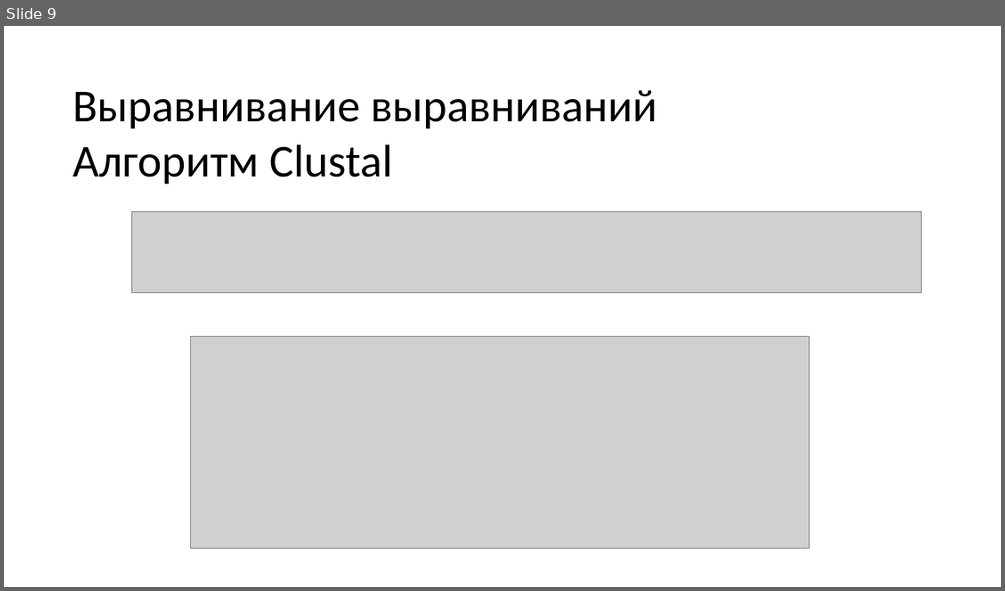
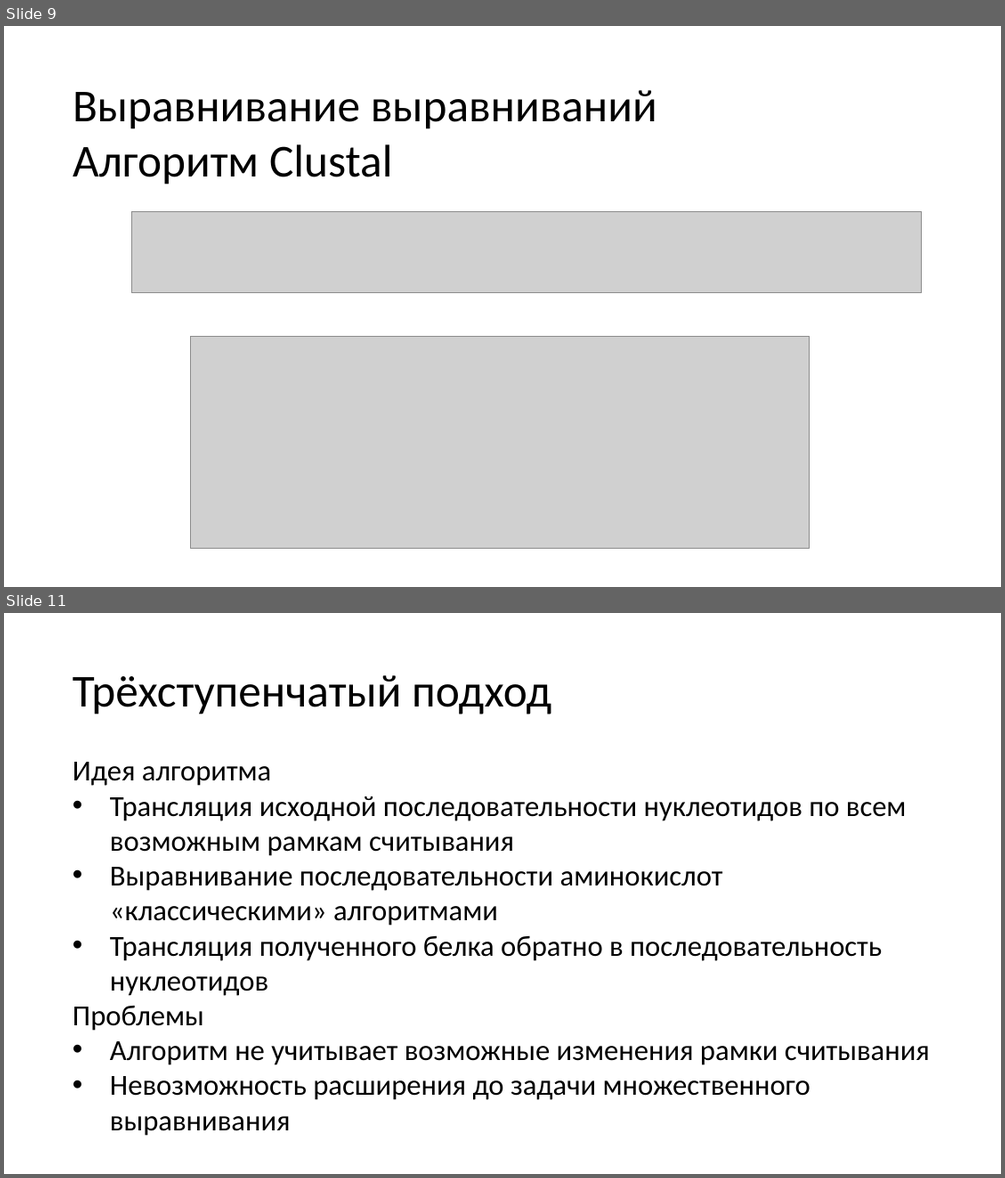
Before and after one commit to BioInfoTools/MACSE, a slide deck: Documentation/presentation/presentation.pptx. Shown one above the other, each under a label of ours: slide 9 before the commit, slides 9 and 11 after it; the slides between them are not shown. The pictures are 1005x591 and 1005x1178 pixels, drawn with LibreOffice and Linux fonts; fonts in the diff are those of the drawing; grey boxes stand for pictures. Boxes give left, top, right and bottom in pixels: in the first picture for what was removed or moved away, otherwise in the second. Text is boxed around its words. In the diff, an @@ line names an element or a change of style, - is before the commit and + after.

Commit message:
добавил про двухуровневое выравнивание в презентации

```diff
--- a/Documentation/presentation/presentation.pptx
+++ b/Documentation/presentation/presentation.pptx
@@ slide 11 added at box(4, 613, 1001, 1174), background #FFFFFF @@
@@ title added at box(73, 675, 551, 714), 44 pt, text #000000 @@
+Трёхступенчатый подход
@@ text added at box(73, 762, 930, 1135), 28 pt, text #000000 @@
+Идея алгоритма
+• Трансляция исходной последовательности нуклеотидов по всем возможным рамкам считывания
+• Выравнивание последовательности аминокислот «классическими» алгоритмами
+• Трансляция полученного белка обратно в последовательность нуклеотидов
+Проблемы
+• Алгоритм не учитывает возможные изменения рамки считывания
+• Невозможность расширения до задачи множественного выравнивания
```
Also in this commit, not shown: 2 slides changed, 3 other slides added, 2 other files.
